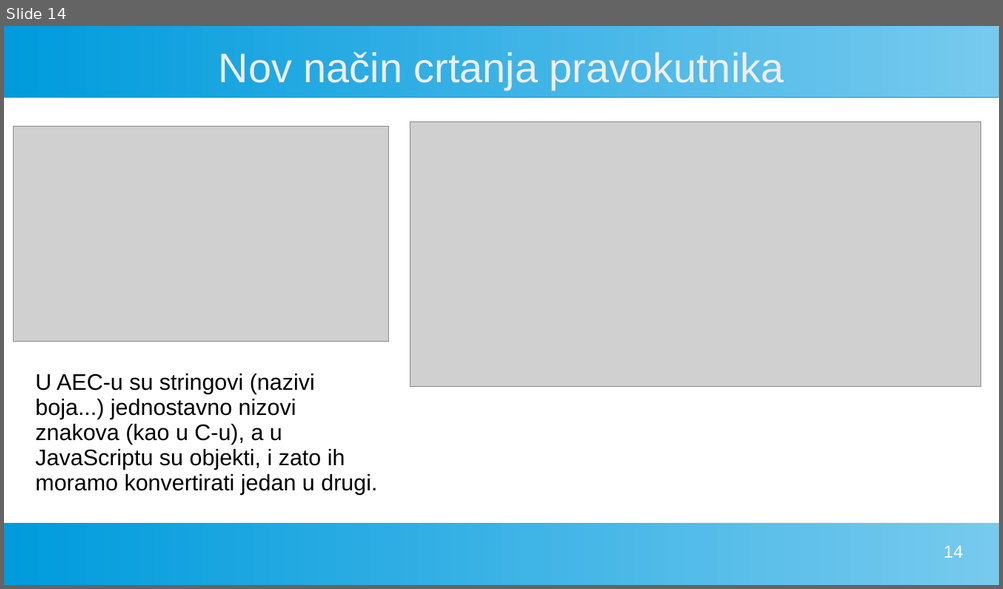
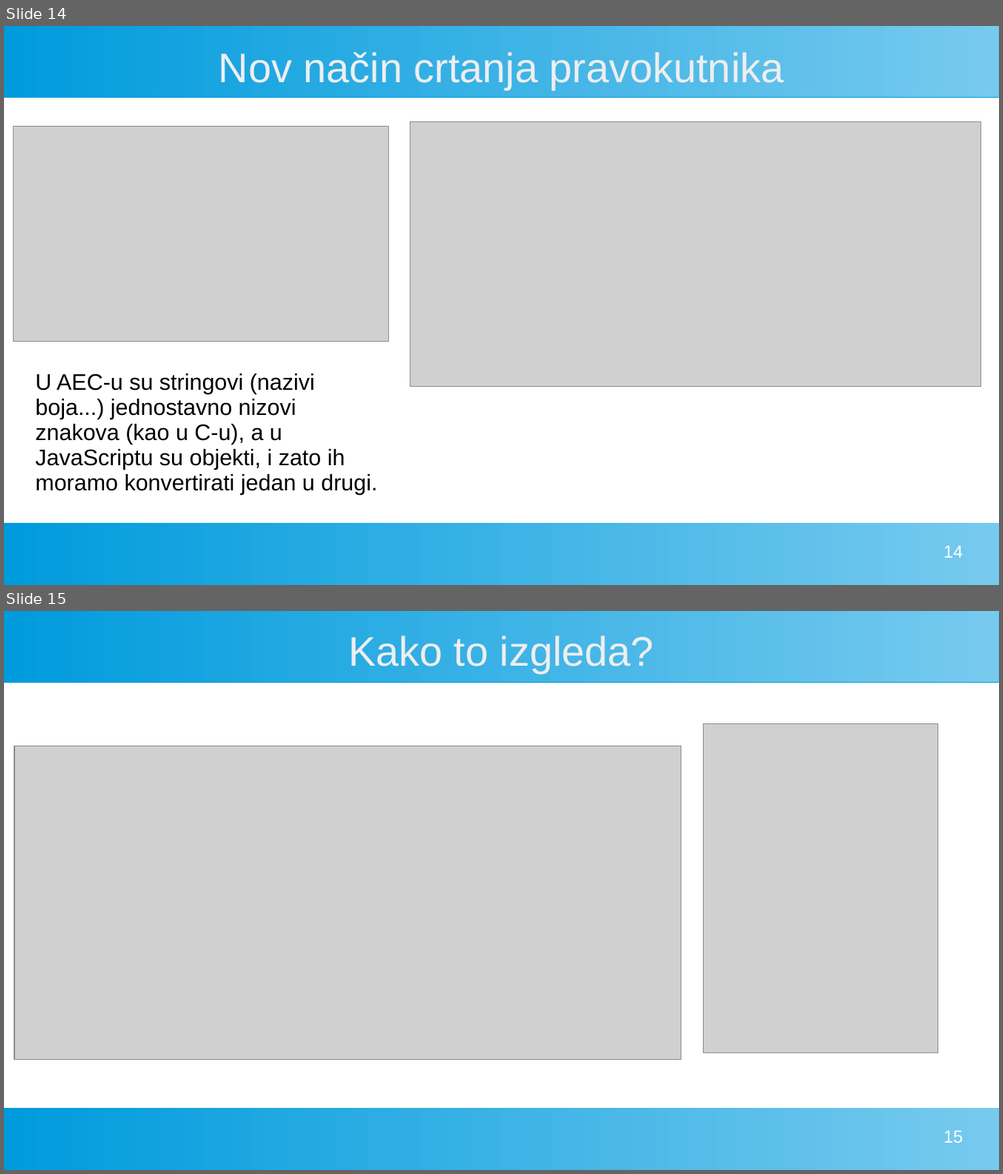
Before and after one commit to FlatAssembler/AECforWebAssembly, a slide deck: vizualizacija_stabala.ppt. Shown one above the other, each under a label of ours: slide 14 before the commit, slides 14 and 15 after it. The pictures are 1003x589 and 1003x1174 pixels, drawn with LibreOffice and Linux fonts; fonts in the diff are those of the drawing; grey boxes stand for pictures. Boxes give left, top, right and bottom in pixels: in the first picture for what was removed or moved away, otherwise in the second. Text is boxed around its words. In the diff, an @@ line names an element or a change of style, - is before the commit and + after.

```diff
--- a/vizualizacija_stabala.ppt
+++ b/vizualizacija_stabala.ppt
@@ slide 15 added at (x1=4, y1=611, x2=999, y2=1170), background #FFFFFF; not listed: 2 template elements that a slide beside it also shows @@
@@ title added at (x1=348, y1=635, x2=654, y2=673), 33 pt, text #EEEEEE @@
+Kako to izgleda?
@@ picture added at (x1=703, y1=723, x2=938, y2=1054) @@
@@ picture added at (x1=14, y1=746, x2=681, y2=1060) @@
@@ page number added at (x1=943, y1=1130, x2=962, y2=1143), 14 pt, text #FFFFFF @@
+15
```
Also in this commit, not shown: 4 slides changed.
